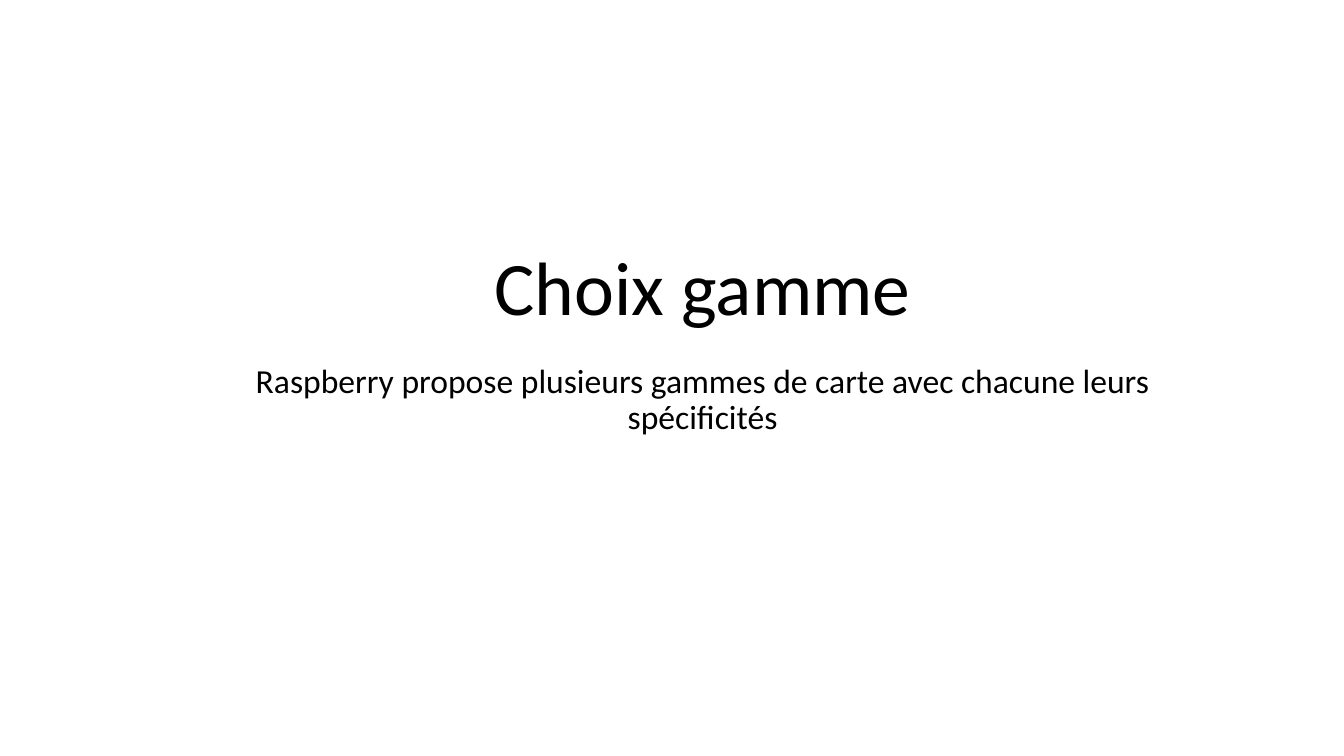
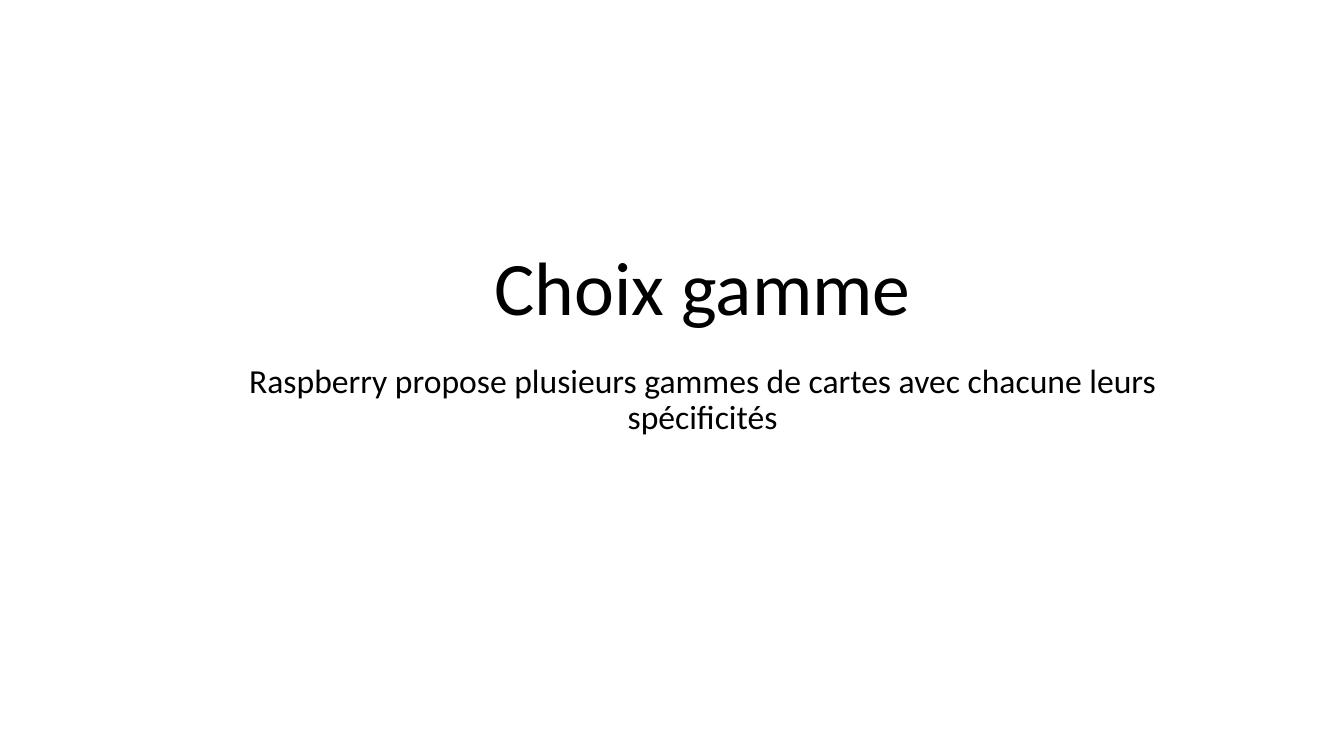
Before and after one commit to OceanStream-X-MiageSorbonne/Boitier, a slide deck: slide 6 of Documentation/Architecture Technique/Choix Hardware.pptx. Drawn at 1344x756 pixels with LibreOffice and Linux fonts; fonts in the diff are those of the drawing; background and template pictures are left out. Boxes give left, top, right and bottom in pixels: in the first picture for what was removed or moved away, otherwise in the second. Text is boxed around its words. In the diff, an @@ line names an element or a change of style, - is before the commit and + after.

```diff
--- a/Documentation/Architecture Technique/Choix Hardware.pptx
+++ b/Documentation/Architecture Technique/Choix Hardware.pptx
@@ subtitle at (x1=249, y1=369, x2=1155, y2=435): text changed @@
-Raspberry propose plusieurs gammes de carte avec chacune leurs spécificités
+Raspberry propose plusieurs gammes de cartes avec chacune leurs spécificités
```
Also in this commit, not shown: 7 other slides changed, 1 other file.
